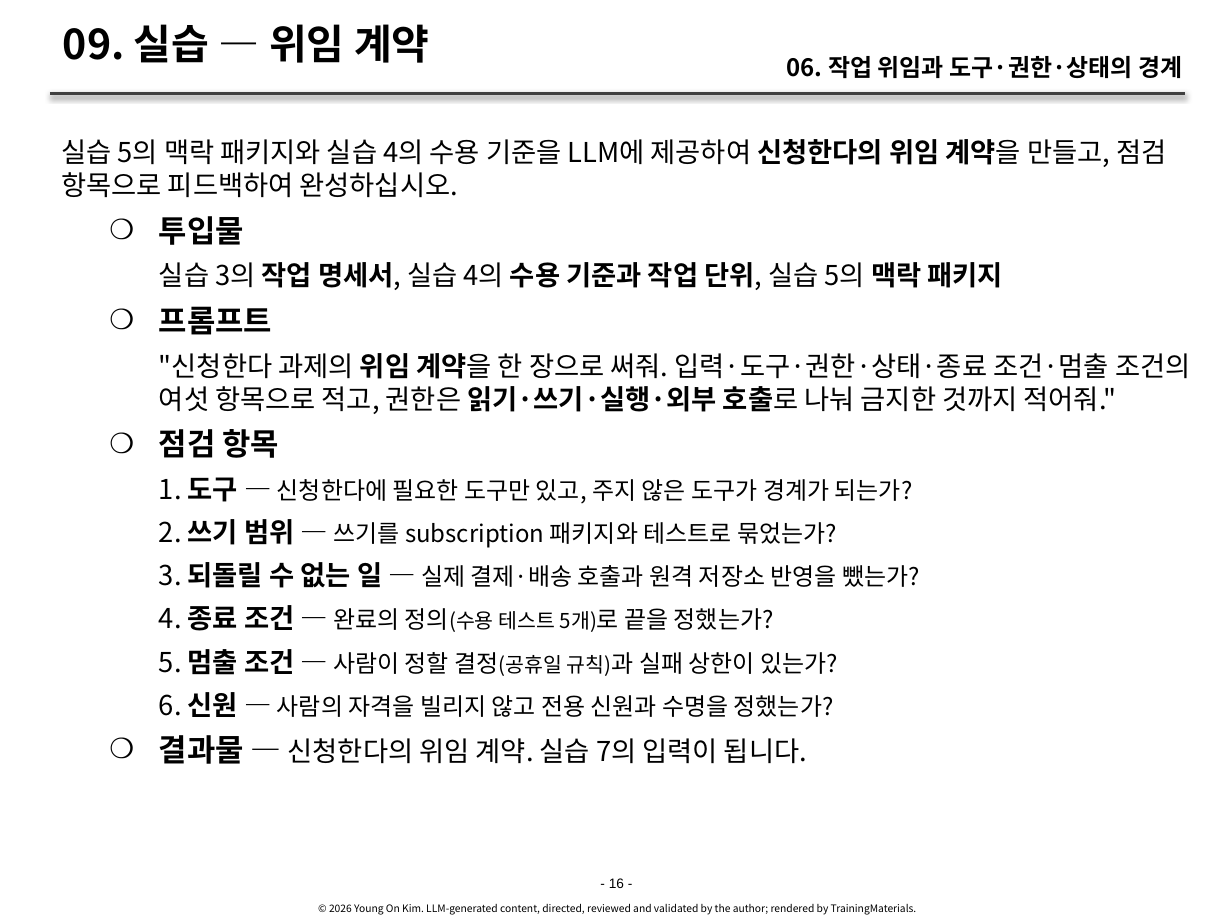
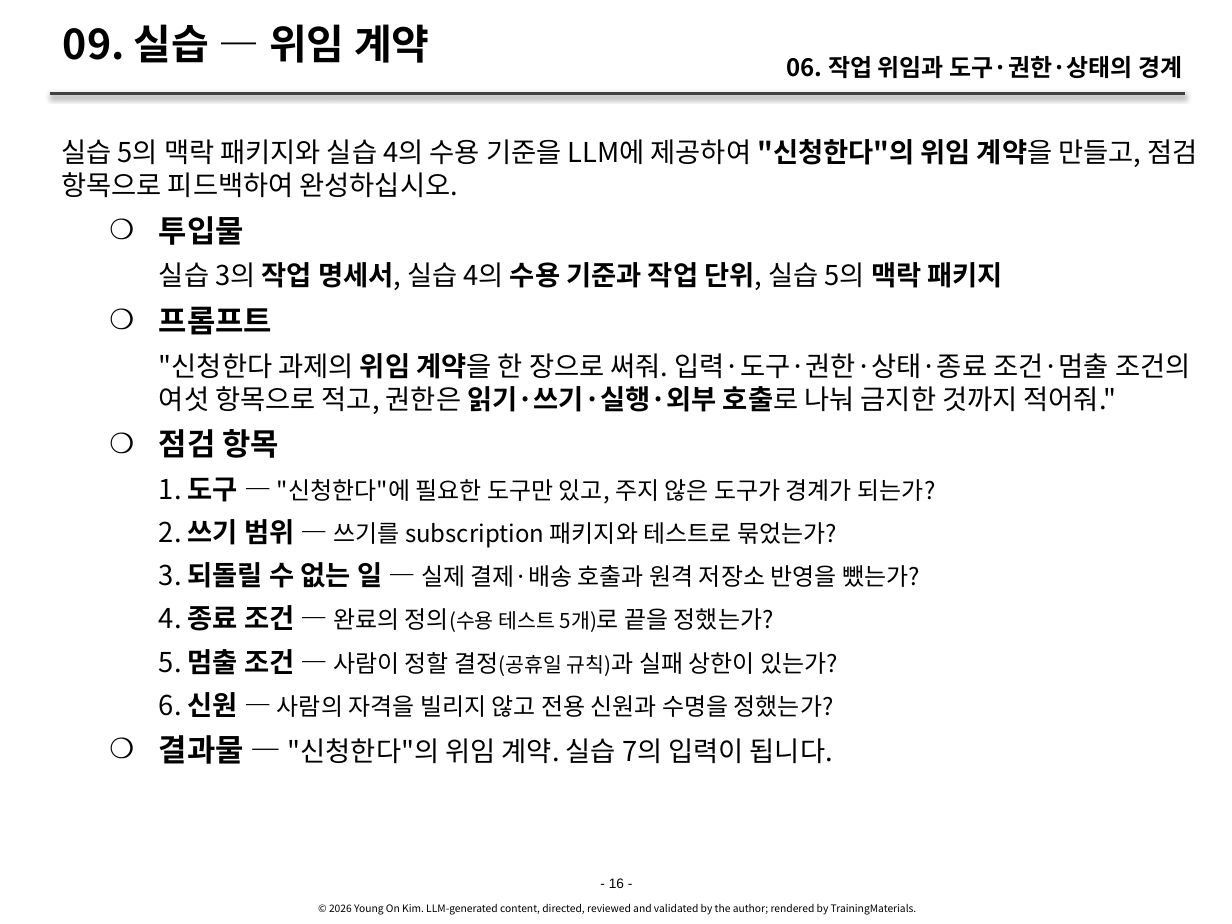
Before and after one commit to YoungSan77/TrainingMaterials, a slide deck: slide 16 of courses/ai-native/sessions/s06.pptx. Drawn at 1232x924 pixels with LibreOffice and Linux fonts; fonts in the diff are those of the drawing. Boxes give left, top, right and bottom in pixels: in the first picture for what was removed or moved away, otherwise in the second. Text is boxed around its words. In the diff, an @@ line names an element or a change of style, - is before the commit and + after.

```diff
--- a/courses/ai-native/sessions/s06.pptx
+++ b/courses/ai-native/sessions/s06.pptx
@@ text at (x1=61, y1=139, x2=1198, y2=198): text changed @@
-실습 5의 맥락 패키지와 실습 4의 수용 기준을 LLM에 제공하여 신청한다의 위임 계약을 만들고, 점검 항목으로 피드백하여 완성하십시오.
+실습 5의 맥락 패키지와 실습 4의 수용 기준을 LLM에 제공하여 "신청한다"의 위임 계약을 만들고, 점검 항목으로 피드백하여 완성하십시오.
@@ text at (x1=159, y1=477, x2=935, y2=504): text changed @@
-      1. 도구 — 신청한다에 필요한 도구만 있고, 주지 않은 도구가 경계가 되는가?
+      1. 도구 — "신청한다"에 필요한 도구만 있고, 주지 않은 도구가 경계가 되는가?
@@ text at (x1=159, y1=735, x2=833, y2=764): text changed @@
-    ❍ 결과물 — 신청한다의 위임 계약. 실습 7의 입력이 됩니다.
+    ❍ 결과물 — "신청한다"의 위임 계약. 실습 7의 입력이 됩니다.
```
Also in this commit, not shown: 7 other slides changed, 11 other files.
